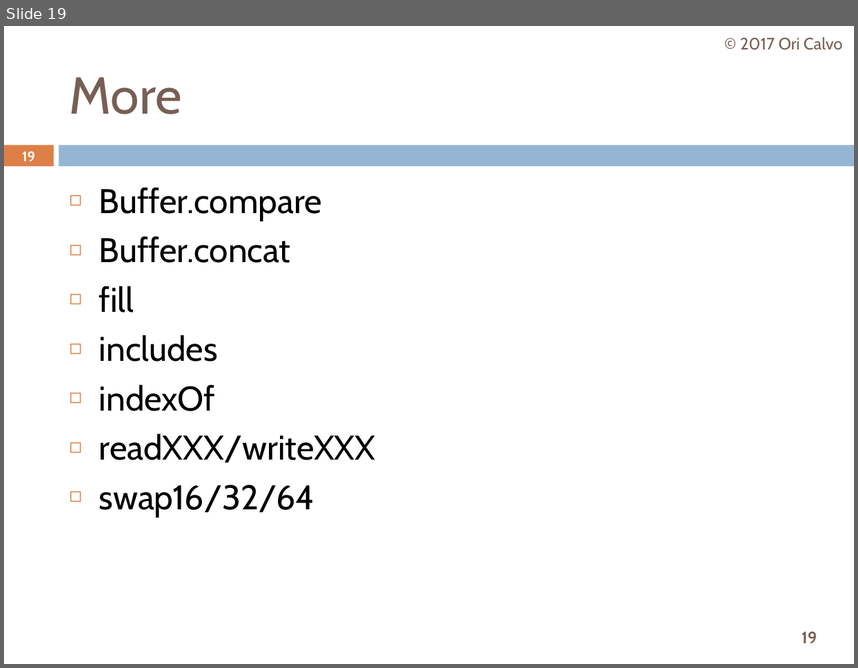
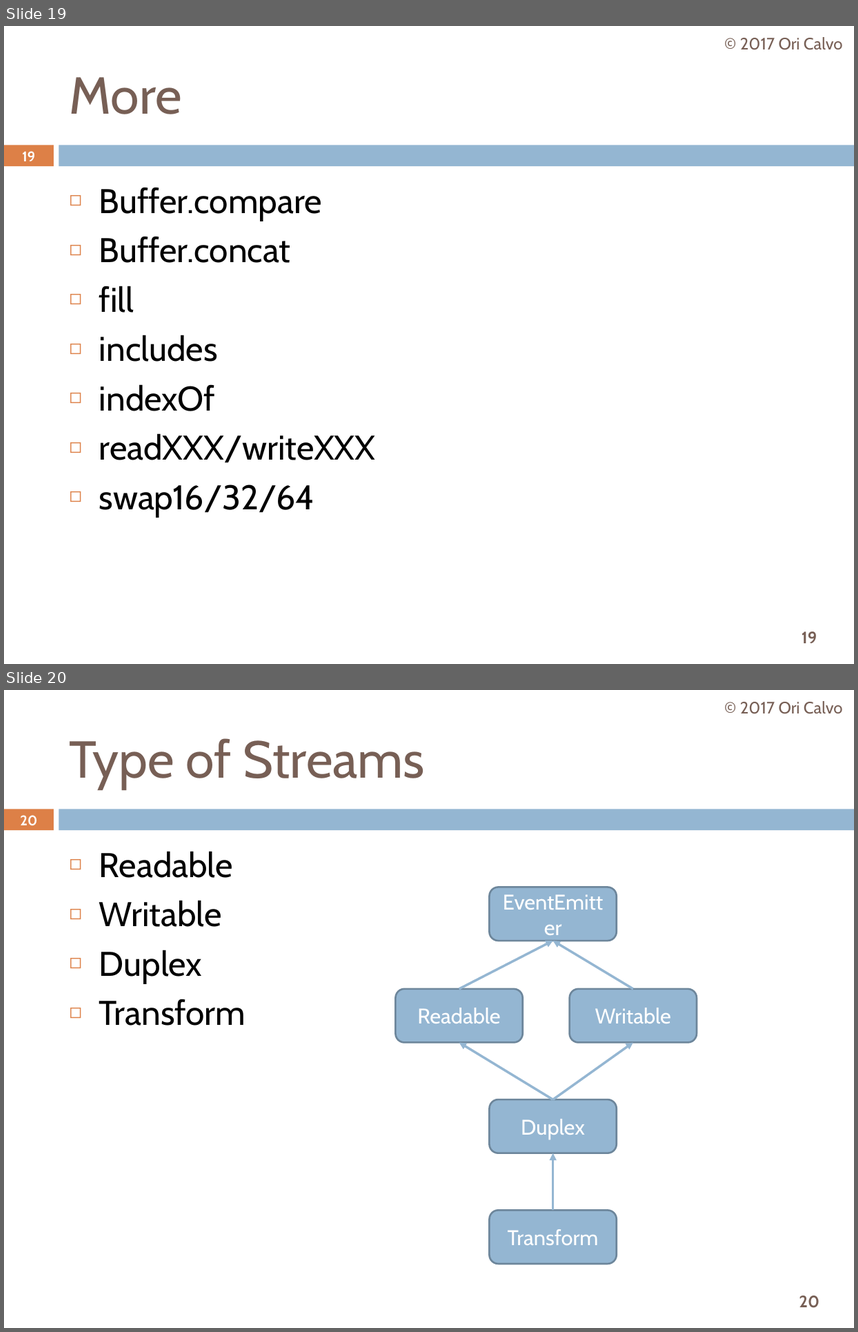
Before and after one commit to oricalvo/course-nodejs, a slide deck: PPTs/05 Core Modules.pptx. Shown one above the other, each under a label of ours: slide 19 before the commit, slides 19 and 20 after it. The pictures are 858x668 and 858x1332 pixels, drawn with LibreOffice and Linux fonts; fonts in the diff are those of the drawing. Boxes give left, top, right and bottom in pixels: in the first picture for what was removed or moved away, otherwise in the second. Text is boxed around its words. In the diff, an @@ line names an element or a change of style, - is before the commit and + after.

```diff
--- a/PPTs/05 Core Modules.pptx
+++ b/PPTs/05 Core Modules.pptx
@@ slide 20 added at [4, 690, 854, 1328], background #FFFFFF; not listed: 3 template elements that a slide beside it also shows @@
@@ text added at [740, 701, 843, 714], 14 pt, text #775F55 @@
+© 2017 Ori Calvo
@@ title added at [70, 738, 425, 789], 44 pt, text #775F55 @@
+Type of Streams
@@ page number added at [20, 815, 37, 826], 11.9 pt, text #FFFFFF, bold @@
+20
@@ text added at [99, 851, 245, 1025], 29 pt, text #000000 @@
+◻ Readable
+◻ Writable
+◻ Duplex
+◻ Transform
@@ group added at [396, 887, 697, 1264]: 5 rounded rectangles, 5 arrows @@
+Readable
+Writable
+Duplex
+Transform
+EventEmitter
```
Also in this commit, not shown: 6 slides changed, 11 other slides added, 15 other files.
